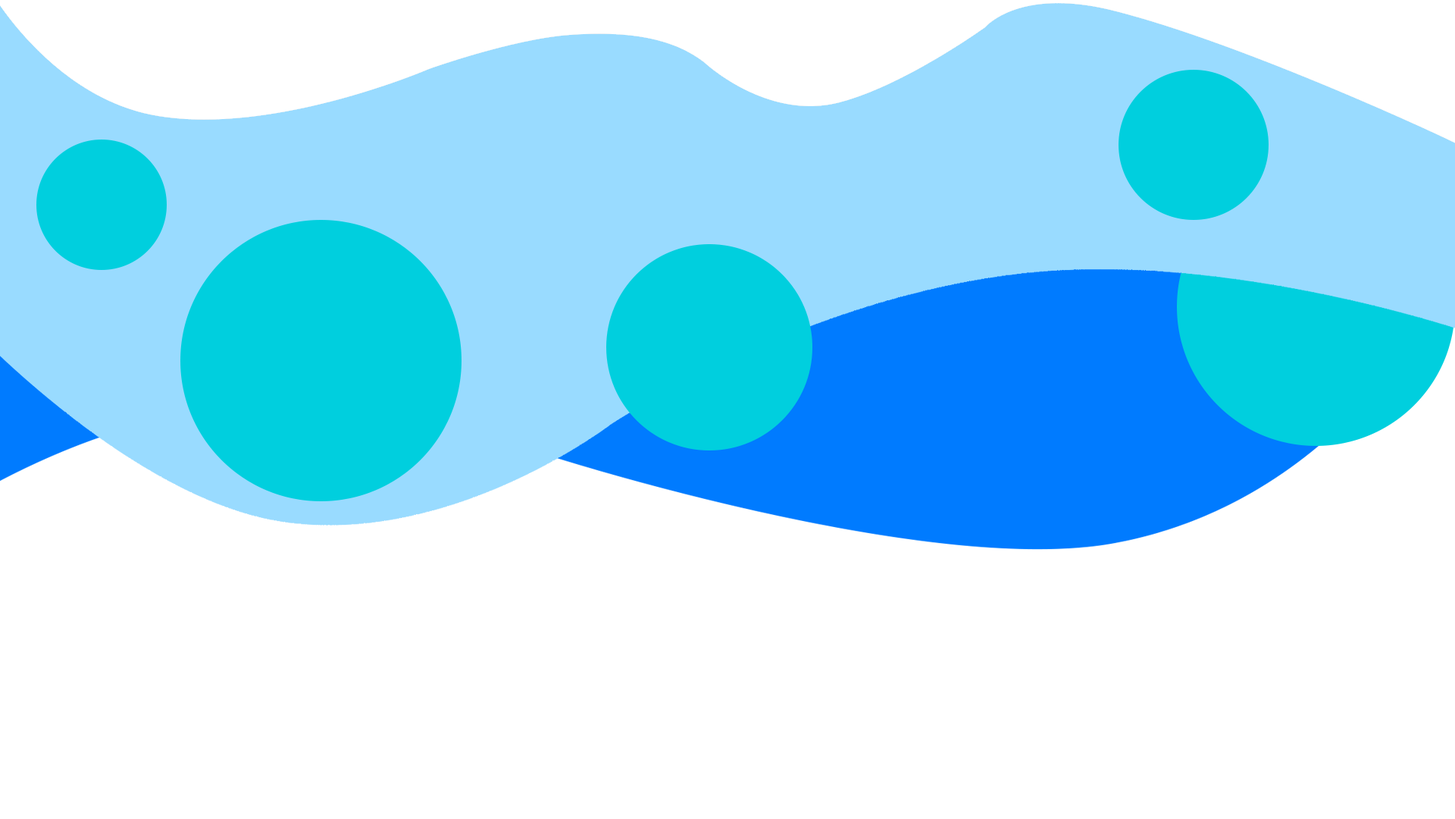
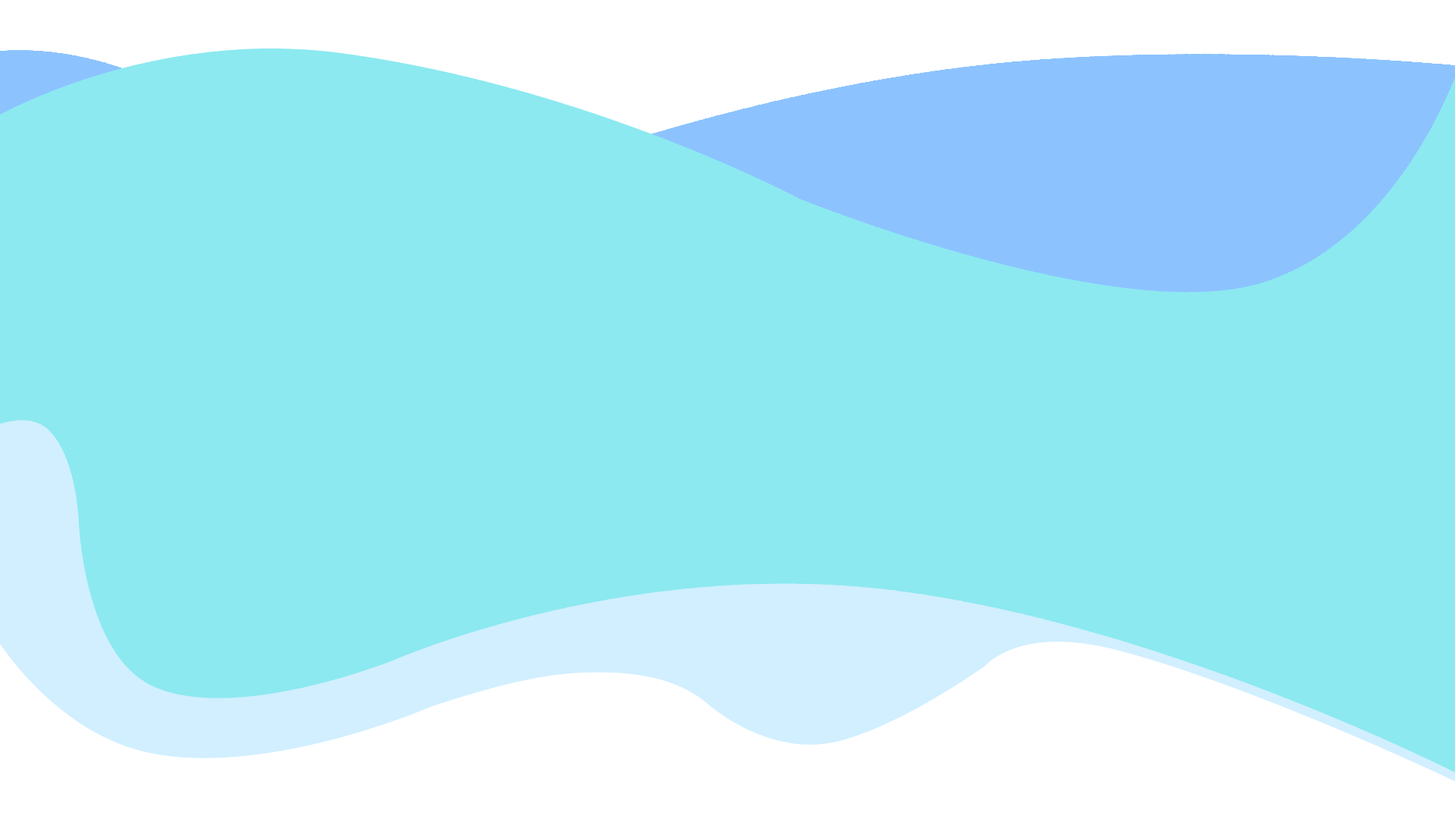
The second 1455 x 819 image is a revision of the first. Changes to its layers:
hid group "Grupo 3" (9 layers), opacity 100% → 45% over left=0, top=3, right=1455, bottom=550
showed group "Grupo 1" (4 layers), opacity 100% → 45% over left=0, top=47, right=1455, bottom=782
